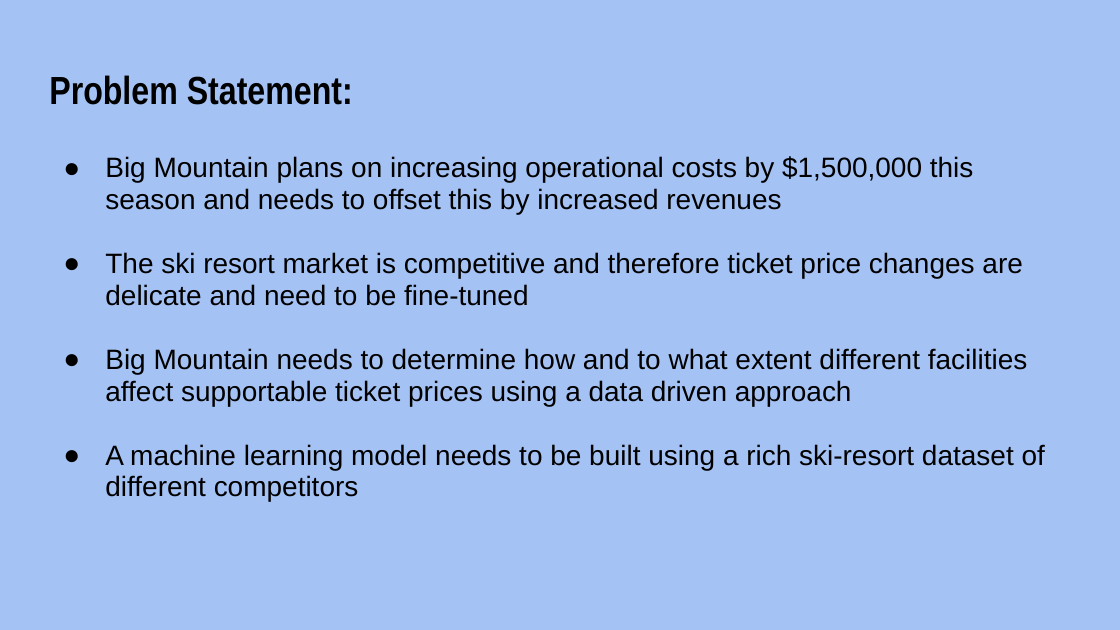
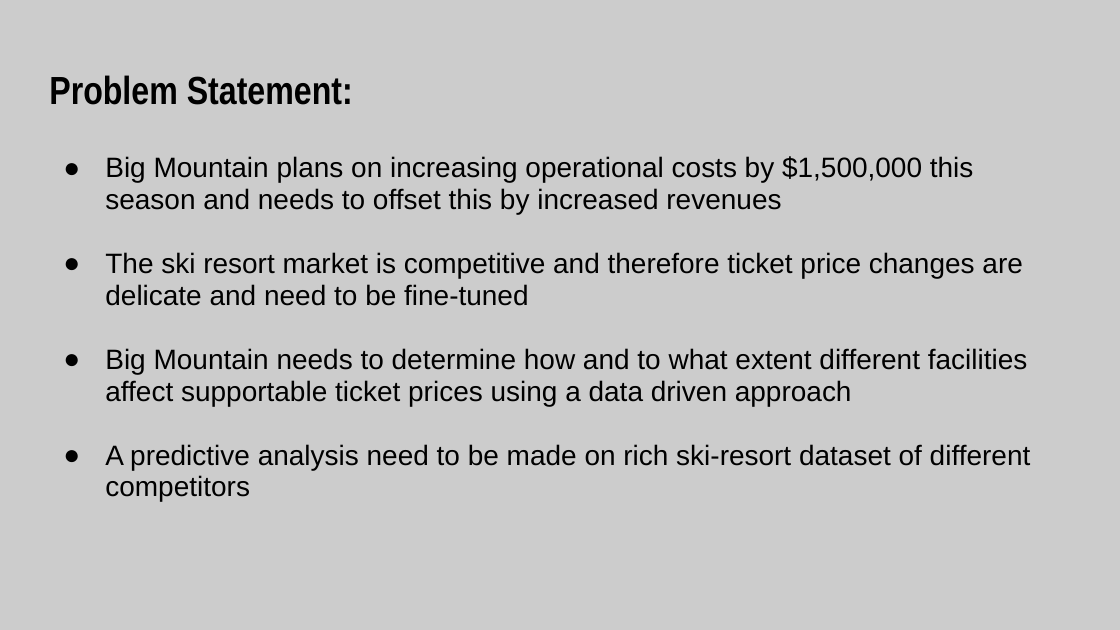
Before and after one commit to shaisid01/Data-Science, a slide deck: slide 2 of CapstoneProjects/Big Mountain Ski Resort/Docs/Project Slides.pptx. Drawn at 1120x630 pixels with LibreOffice and Linux fonts; fonts in the diff are those of the drawing. Boxes give left, top, right and bottom in pixels: in the first picture for what was removed or moved away, otherwise in the second. Text is boxed around its words. In the diff, an @@ line names an element or a change of style, - is before the commit and + after.

```diff
--- a/CapstoneProjects/Big Mountain Ski Resort/Docs/Project Slides.pptx
+++ b/CapstoneProjects/Big Mountain Ski Resort/Docs/Project Slides.pptx
@@ background #A4C2F4 to #CCCCCC @@
@@ text at [105,444,1031,502]: text changed @@
-● A machine learning model needs to be built using a rich ski-resort dataset of different competitors
+● A predictive analysis need to be made on rich ski-resort dataset of different competitors
```
Also in this commit, not shown: 7 other slides changed, 2 slides removed, 1 other file.
